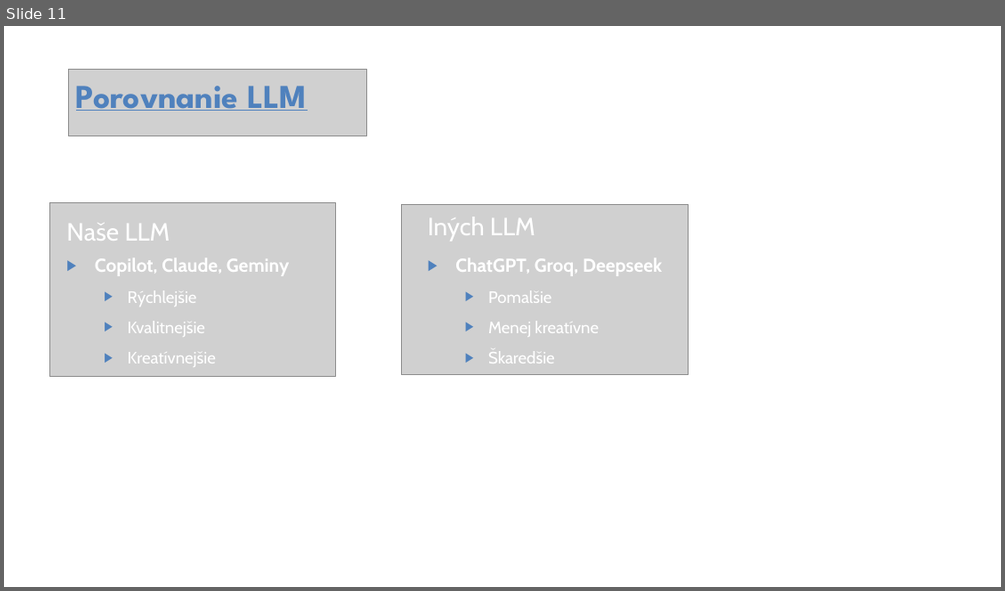
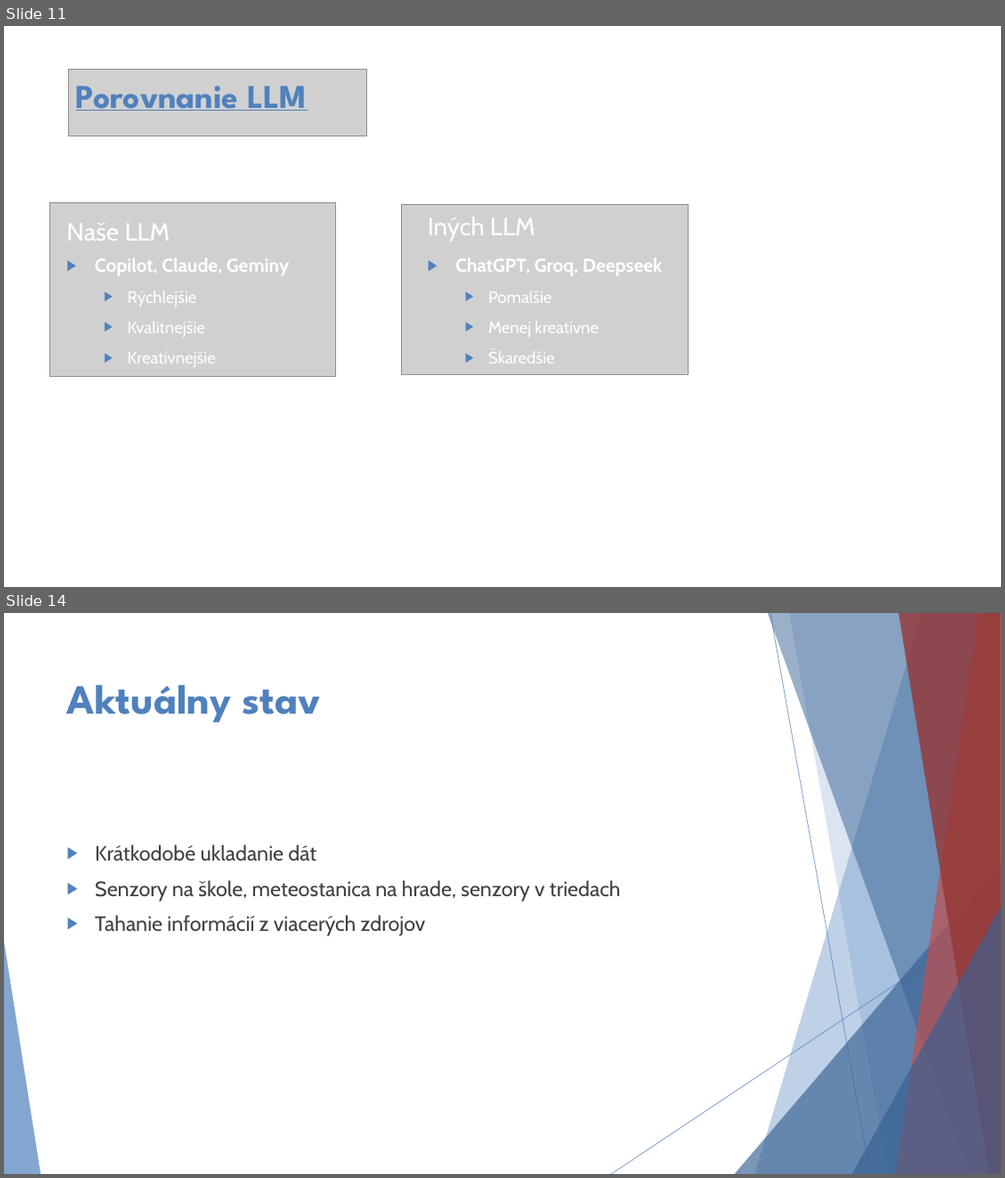
Before and after one commit to Matus49/Meteorological_project, a slide deck: OmniSense.odp. Shown one above the other, each under a label of ours: slide 11 before the commit, slides 11 and 14 after it; the slides between them are not shown. The pictures are 1005x591 and 1005x1178 pixels, drawn with LibreOffice and Linux fonts; fonts in the diff are those of the drawing; grey boxes stand for pictures; background and template pictures are left out; a plain dark background stands for a picture behind light text. Boxes give left, top, right and bottom in pixels: in the first picture for what was removed or moved away, otherwise in the second. Text is boxed around its words. In the diff, an @@ line names an element or a change of style, - is before the commit and + after.

```diff
--- a/OmniSense.odp
+++ b/OmniSense.odp
@@ slide 14 added at box(4, 613, 1001, 1174), background #FFFFFF; not listed: 10 template elements that a slide beside it also shows @@
@@ title added at box(67, 685, 321, 722), 40 pt, text #4F81BD, bold @@
+Aktuálny stav
@@ text added at box(95, 844, 621, 936), 20 pt, text #404040 @@
+▶ Krátkodobé ukladanie dát
+▶ Senzory na škole, meteostanica na hrade, senzory v triedach
+▶ Tahanie informácií z viacerých zdrojov
```
Also in this commit, not shown: 1 slide changed, 3 other slides added, 1 slide removed.
